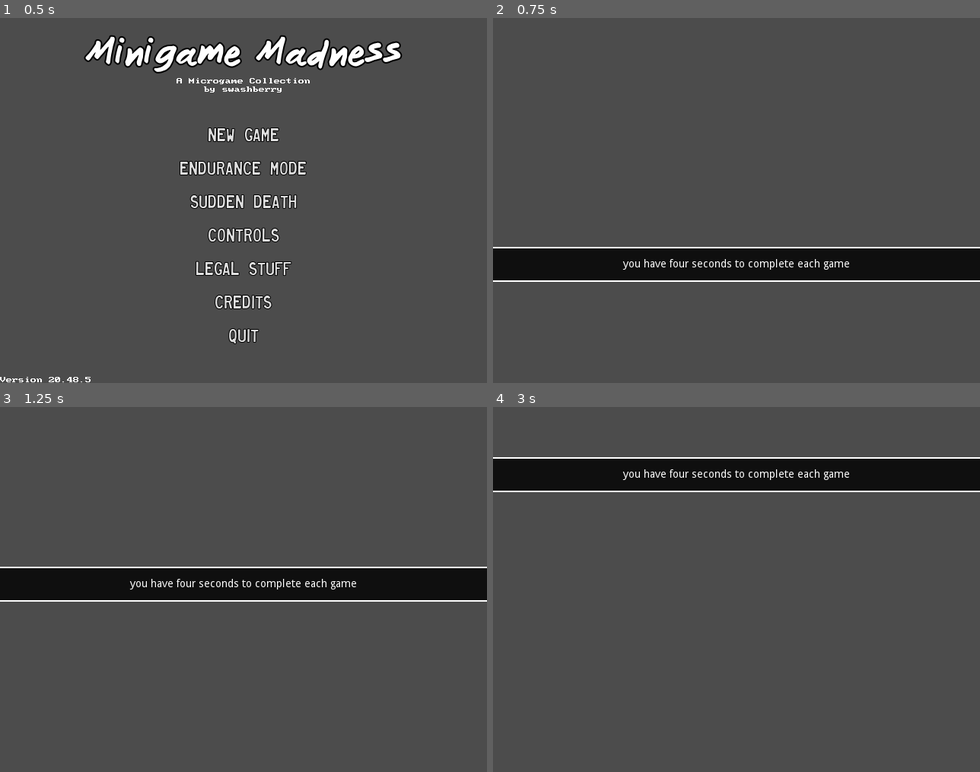
Above: before the commit, frames 1-4 (two rows, left to right).
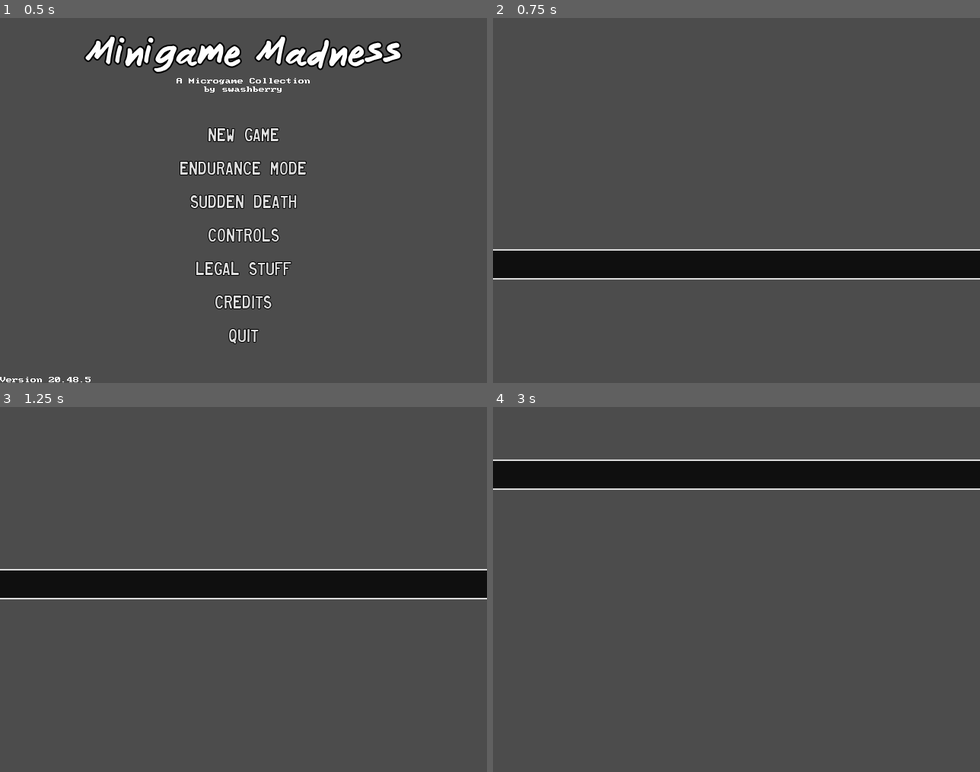
Above: after the commit, the same moments.

Repository: swashdev/minigame-madness
Game: Godot game, scene res://master/scenes/master.tscn
The game is run twice, just before and just after one commit, with the same random seed, the same clock (stepped at 60 frames per second) and the same inputs.
Inputs (mouse positions are in pixels of both pictures, inside the frame that each line leads up to):
- Up to frame 1 (0.5 s): no input
- Up to frame 2 (0.75 s): click "New Game" at 0.5 s
- Up to frame 3 (1.25 s): no input
- Up to frame 4 (3 s): tap Enter at 1.25, 2.75 s; move the mouse to (843, 571) at 1.27 s; hold Space (action) 1.28-2.03 s; hold Right (move_right) 1.28-2.78 s; tap Up (move_up) at 1.52, 2.27 s; move the mouse to (639, 607) at 2.02 s; tap Space (action) at 2.1 s; move the mouse to (785, 509) at 2.77 s; hold Left (move_left) from 2.78 s (still down); hold Space (action) from 2.78 s (still down)

Frame 1 is identical in both runs. In frame 2, 2.5% of the frame differs, in the area x 0-100%, y 62-73%; in frame 3, 2.5%; in frame 4, 2.5%.

Commit message:
[META] add a stylebox for the instruction box.
The `InstructionLabel` in `InGameHUD` now gets its own very special
stylebox that has all the stylings I really wanted to see out of it.

`InGameHUD` itself now uses the default Minigame Madness theme and its
visibility is now set in `Main` rather than in `InGameHUD` because
frankly I was getting sick and tired of having to toggle it every time I
wanted to make an edit.

Diff:
--- a/master/scenes/in-game_HUD.tscn
+++ b/master/scenes/in-game_HUD.tscn
@@ -8,22 +8,25 @@
 [ext_resource path="res://master/textures/life_bar/under.png" type="Texture" id=6]
 [ext_resource path="res://master/textures/life_bar/progress.png" type="Texture" id=7]
 [ext_resource path="res://master/textures/life_bar/over.png" type="Texture" id=8]
+[ext_resource path="res://shared/themes/minigame_madness.tres" type="Theme" id=9]
+[ext_resource path="res://shared/themes/instruction_box.stylebox" type="StyleBox" id=10]
 
 [node name="InGameHUD" type="Control"]
 anchor_right = 1.0
 anchor_bottom = 1.0
+theme = ExtResource( 9 )
 script = ExtResource( 2 )
 __meta__ = {
 "_edit_use_anchors_": false
 }
 
 [node name="InstructionLabel" type="Label" parent="."]
-visible = false
 anchor_top = 0.5
 anchor_right = 1.0
 anchor_bottom = 0.5
 margin_top = -27.0
 margin_bottom = 13.0
+custom_styles/normal = ExtResource( 10 )
 text = "swashberry made this!"
 align = 1
 valign = 1
@@ -32,24 +35,7 @@
 "_edit_use_anchors_": false
 }
 
-[node name="ColorRect" type="ColorRect" parent="InstructionLabel"]
-show_behind_parent = true
-margin_top = -1.0
-margin_right = 640.0
-margin_bottom = 41.0
-color = Color( 0, 0, 0, 0.941176 )
-__meta__ = {
-"_edit_use_anchors_": false
-}
-
-[node name="ColorRect" type="ColorRect" parent="InstructionLabel/ColorRect"]
-show_behind_parent = true
-margin_top = -2.0
-margin_right = 640.0
-margin_bottom = 44.0
-
 [node name="LifeCounter" type="TextureProgress" parent="."]
-visible = false
 anchor_left = 1.0
 anchor_right = 1.0
 margin_left = -150.0
@@ -67,7 +53,6 @@
 }
 
 [node name="TimerProgress" type="TextureProgress" parent="."]
-visible = false
 anchor_top = 1.0
 anchor_right = 1.0
 anchor_bottom = 1.0
--- a/master/scenes/main.tscn
+++ b/master/scenes/main.tscn
@@ -10,6 +10,7 @@
 [node name="MinigameCanvas" parent="." instance=ExtResource( 3 )]
 
 [node name="InGameHUD" parent="." instance=ExtResource( 1 )]
+visible = false
 
 [node name="GameTimer" type="Timer" parent="."]
 wait_time = 4.0
Not shown: 1 places in master/scenes/in-game_HUD.tscn that only renumber resources
Binary file added: shared/themes/instruction_box.stylebox
